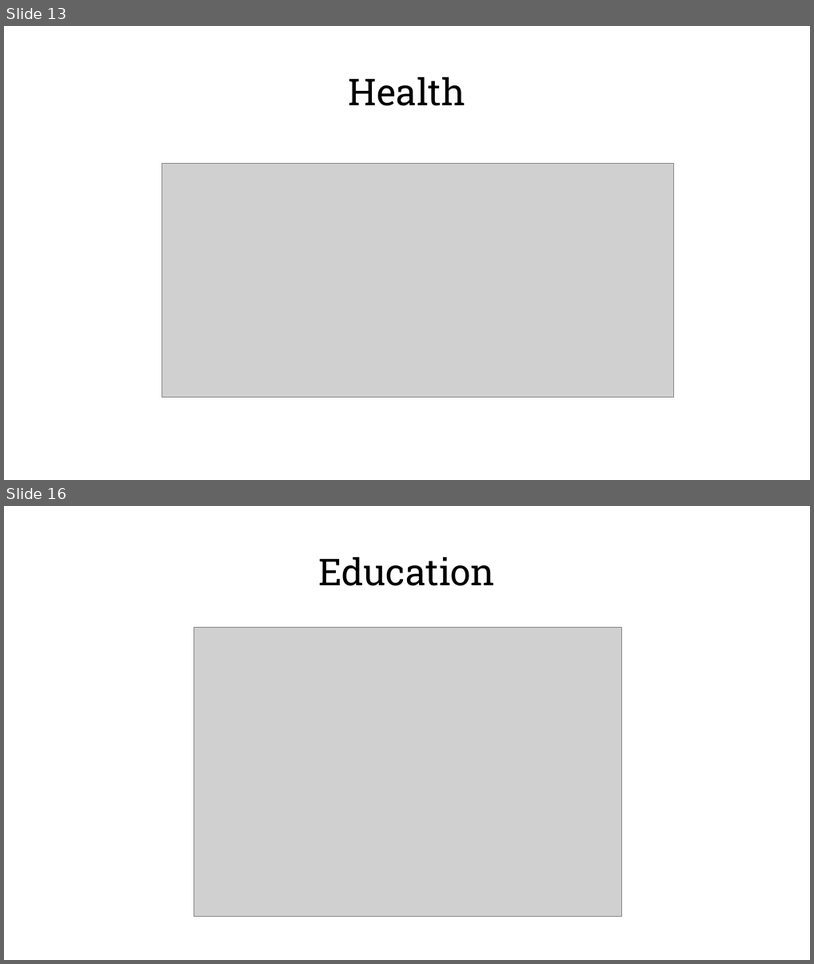
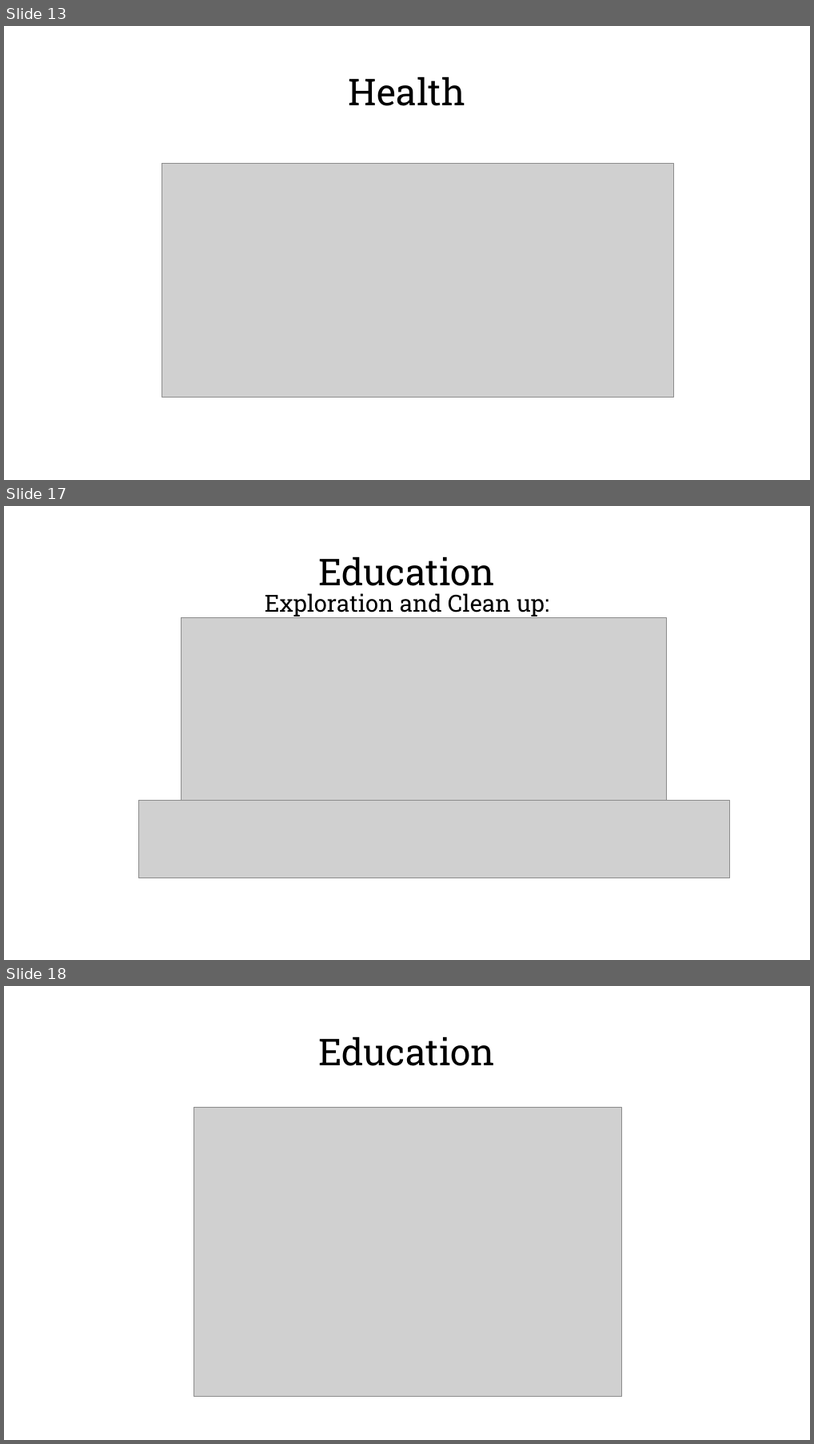
Before and after one commit to beaubatchelor/Health-Lookup-Linking, a slide deck: A Nation’s Happiness.pptx. Shown one above the other, each under a label of ours: slides 13 and 16 before the commit, slides 13, 17 and 18 after it; the slides between them are not shown. The pictures are 814x964 and 814x1444 pixels, drawn with LibreOffice and Linux fonts; fonts in the diff are those of the drawing; grey boxes stand for pictures; background and template pictures are left out. Boxes give left, top, right and bottom in pixels: in the first picture for what was removed or moved away, otherwise in the second. Text is boxed around its words. In the diff, an @@ line names an element or a change of style, - is before the commit and + after.

```diff
--- a/A Nation’s Happiness.pptx
+++ b/A Nation’s Happiness.pptx
@@ slide 17 added at (4,506,810,960), background picture (left out) @@
@@ title added at (318,556,495,595), 44 pt, text #000000 @@
+Education
@@ text added at (265,593,550,618), 28 pt, text #000000 @@
+Exploration and Clean up:
@@ picture added at (182,618,667,800) @@
@@ picture added at (139,800,730,878) @@
@@ what was slide 16 is now slide 18 @@
```
Also in this commit, not shown: 10 slides changed, 3 other slides added, 3 other files.
